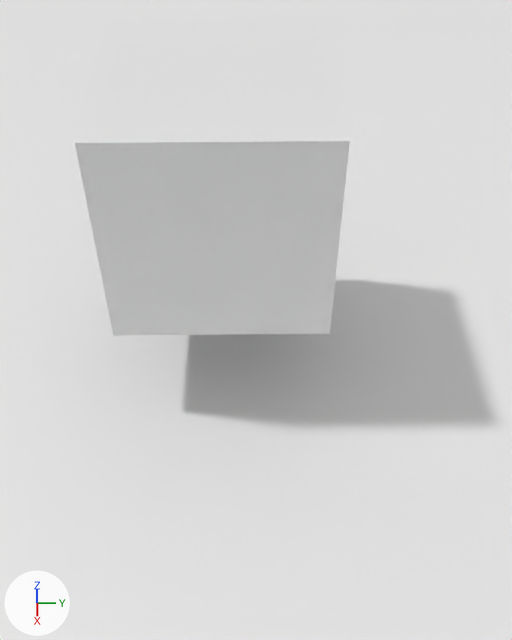
An edit to the Blender file examples/cube/cube.blend, drawn before and after from the same camera.
Rendered twice from a 50 mm lens placed at (0.28, 0.013, 0.285), pointed at (0.06, 0.016, 0.069). Lighting does not change. The marker at lower left points along +X, +Y and +Z.

The scene before the commit, as lines of its bpy script (objects in view):
```python
me_cube = bpy.data.meshes.new('Cube')
me_cube.from_pydata(...)  # a box spanning x -1.0..1.0, y -1.0..1.0, z -1.0..1.0
me_cube.materials.append(mat_material)  # white #e7e7e7
me_plane = bpy.data.meshes.new('Plane')
me_plane.from_pydata([(-1.0, -1.0, 0.0), (1.0, -1.0, 0.0), (-1.0, 1.0, 0.0), (1.0, 1.0, 0.0)], [], [(0, 1, 3, 2)])
ob_cube = bpy.data.objects.new('cube', me_cube)
ob_cube.location = (0.0, 0.0, 0.1)
ob_cube.scale = (0.05, 0.05, 0.05)
ob_plane = bpy.data.objects.new('plane', me_plane)
ob_plane.location = (0.0, 0.0, 0.0)
ob_plane.scale = (0.5, 0.5, 1.0)
```
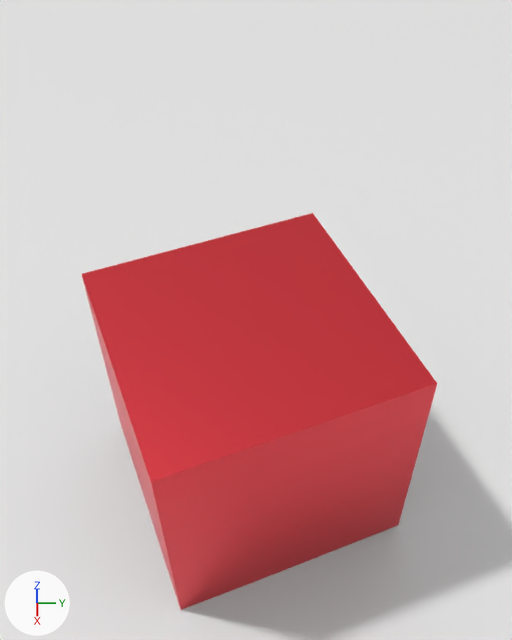
Commit message: Set up material.

Patch to the scene script:
```diff
--- a/examples/cube/cube.blend.py
+++ b/examples/cube/cube.blend.py
@@ mat_redmaterial @@
+mat_redmaterial = principled_material('RedMaterial')
+mat_redmaterial.base_color = (0.8, 0.057, 0.073)  # red #e7444c
+mat_redmaterial.metallic = 0.787
+mat_redmaterial.roughness = 0.4
+mat_redmaterial.specular_ior_level = 0.181
@@ me_cube @@
 me_cube.from_pydata(...)  # 8 vertices, 6 faces; spans x -1.0..1.0, y -1.0..1.0, z -1.0..1.0
-me_cube.materials.append(mat_material)  # white #e7e7e7
+me_cube.materials.append(mat_redmaterial)  # red #e7444c
@@ ob_cube @@
 ob_cube = bpy.data.objects.new('cube', me_cube)
-ob_cube.location = (0.0, 0.0, 0.1)
+ob_cube.location = (0.0939, 0.0122, 0.0519)
+ob_cube.rotation_euler = (0.0301, -0.0267, 1.935)  # degrees (1.7, -1.5, 111)
 ob_cube.scale = (0.05, 0.05, 0.05)
```

Pixel boxes (x1, y1, x2, y2) of what changed, in the pictures (512 x 640 px):
'cube', recoloured, moved, turned (white to red): before (75, 29, 350, 336); after (82, 213, 437, 610)
